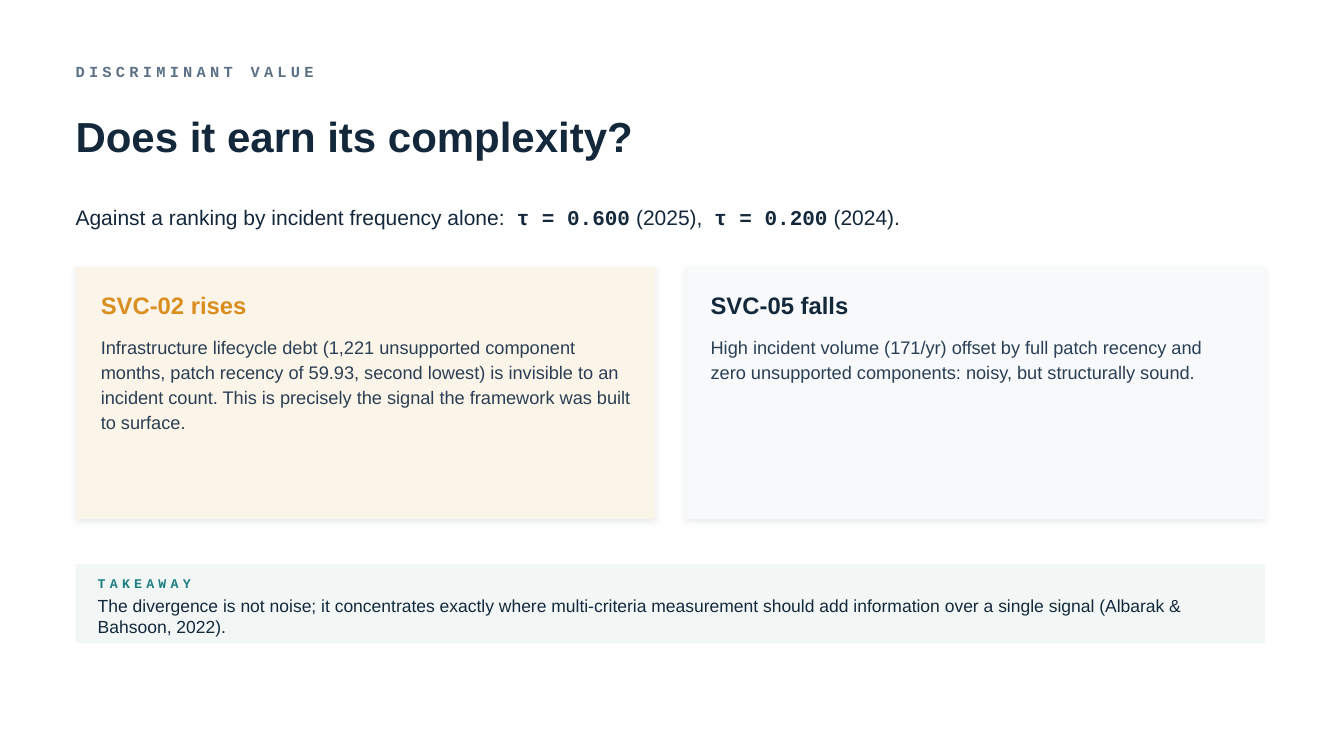
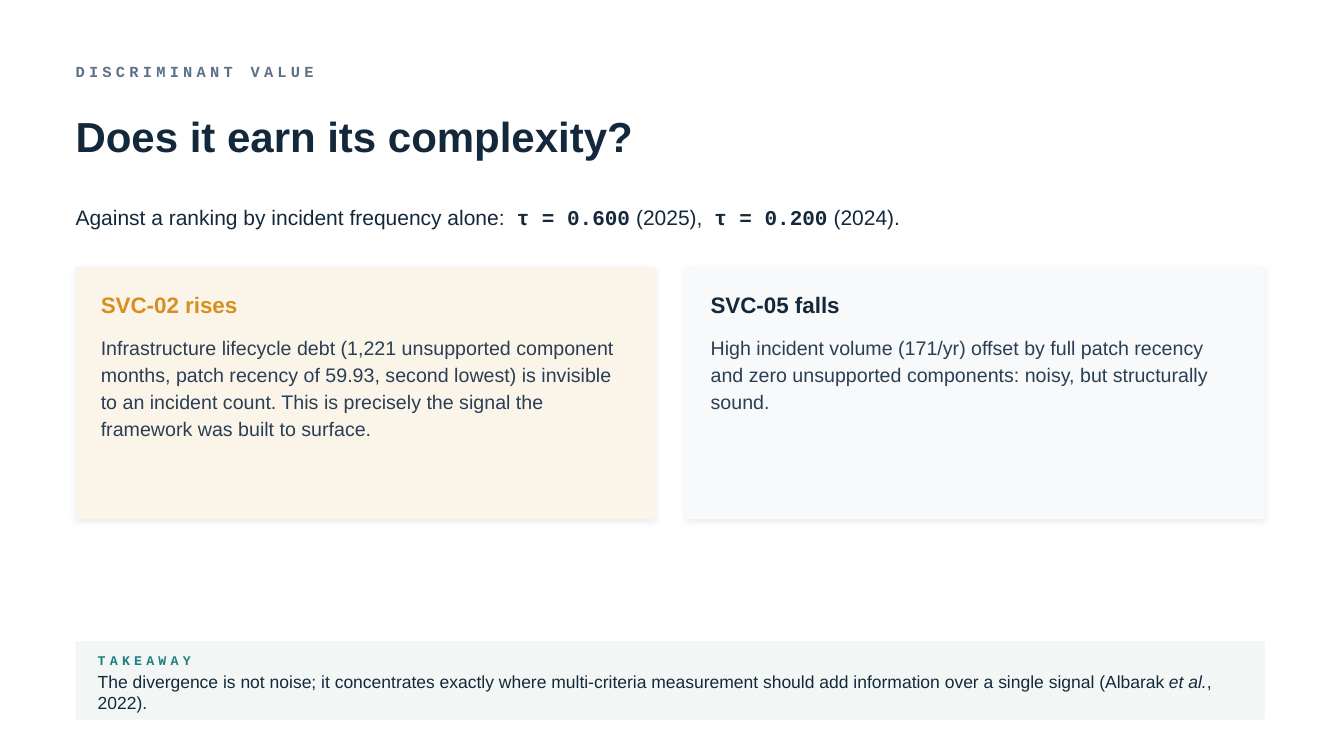
Before and after one commit to TobiZeier/MScProject, a slide deck: slide 10 of presentation/defense.pptx. Drawn at 1344x756 pixels with LibreOffice and Linux fonts; fonts in the diff are those of the drawing. Boxes give left, top, right and bottom in pixels: in the first picture for what was removed or moved away, otherwise in the second. Text is boxed around its words. In the diff, an @@ line names an element or a change of style, - is before the commit and + after.

```diff
--- a/presentation/defense.pptx
+++ b/presentation/defense.pptx
@@ text "SVC-02 rises" at box(101, 296, 237, 314): size 17 to 16 pt @@
@@ text "SVC-05 falls" at box(711, 296, 840, 314): size 17 to 16 pt @@
@@ text "Infrastructure lifecycle debt (1,221 unsupported ..." at box(101, 340, 613, 436): size 13 to 14 pt @@
@@ text "High incident volume (171/yr) offset ..." at box(711, 340, 1208, 409): size 13 to 14 pt @@
@@ rectangle: place and size @@
-rectangle at box(76, 565, 1265, 643)
+rectangle at box(76, 641, 1265, 720)
@@ text "TAKEAWAY": place and size @@
-text "TAKEAWAY" at box(98, 579, 191, 588)
+text "TAKEAWAY" at box(98, 656, 191, 665)
@@ text at box(98, 675, 1211, 713): text changed @@
-The divergence is not noise; it concentrates exactly where multi-criteria measurement should add information over a single signal (Albarak & Bahsoon, 2022).
+The divergence is not noise; it concentrates exactly where multi-criteria measurement should add information over a single signal (Albarak et al., 2022).
```
Also in this commit, not shown: 15 other slides changed, 19 other files.
